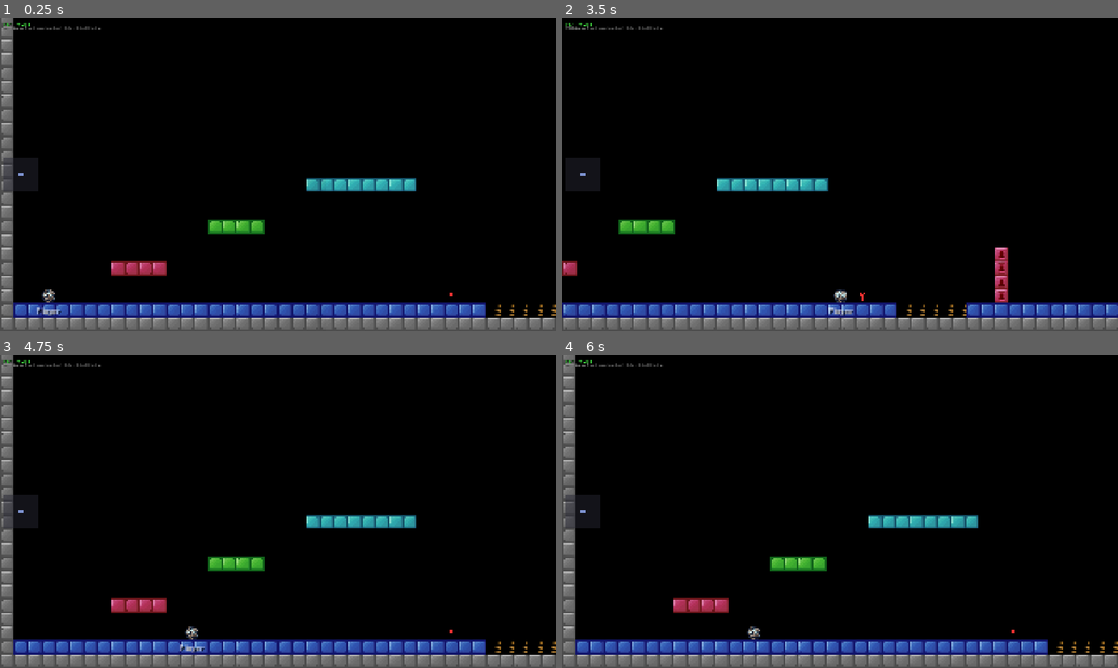
Above: before the commit, frames 1-4 (two rows, left to right).
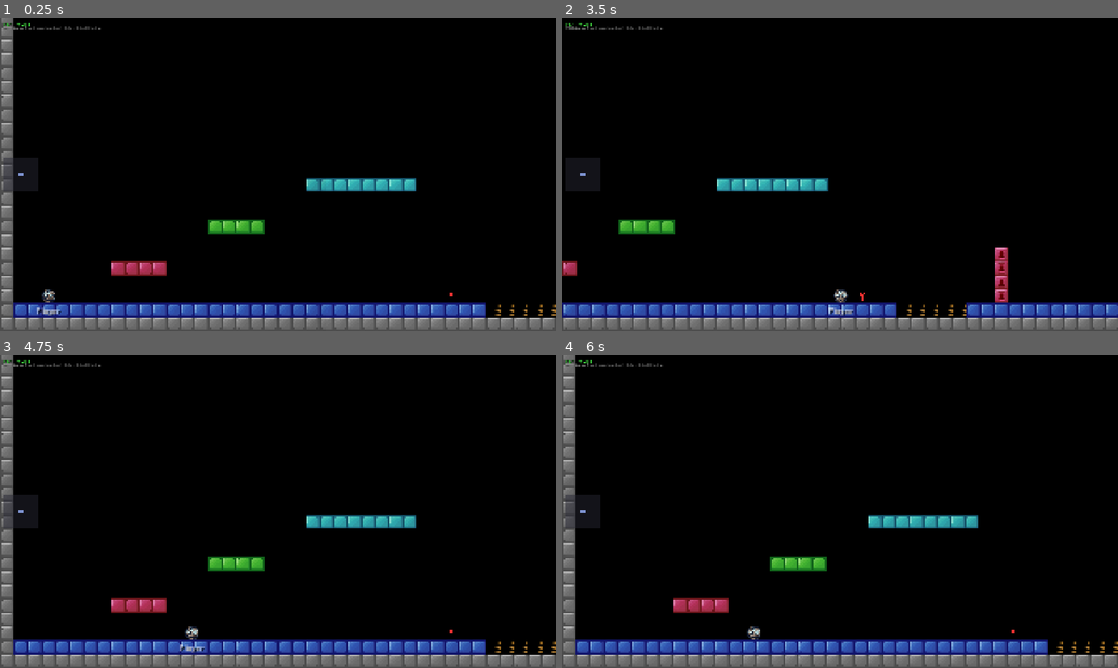
Above: after the commit, the same moments.

Repository: Wmoook/ee2
Game: Godot game, scene res://scenes/world/game.tscn
The game is run twice, just before and just after one commit, with the same random seed, the same clock (stepped at 60 frames per second) and the same inputs.
Inputs (mouse positions are in pixels of both pictures, inside the frame that each line leads up to):
- Up to frame 1 (0.25 s): no input
- Up to frame 2 (3.5 s): tap Enter at 0.5 s; move the mouse to (962, 158) at 0.52 s; hold D (move_right) 0.53-1.25 s; hold Mouse wheel up (block_next) 0.53-1.25 s; click (962, 158) at 0.67 s; tap Space (jump) at 0.77, 2 s; drag from (728, 190) to (812, 237) at 1.27 s; move the mouse to (895, 105) at 2.02 s; press the mouse at (895, 105) at 2.03 s; hold D (move_right) 2.03-2.75 s; release the mouse at (895, 105) at 2.75 s; drag from (812, 237) to (673, 127) at 2.77 s
- Up to frame 3 (4.75 s): move the mouse to (444, 558) at 3.52 s; hold A (move_left) 3.53-4.25 s; hold Ctrl 3.53-4.25 s; tap Space (jump) at 3.77 s; drag from (111, 464) to (194, 433) at 4.27 s
- Up to frame 4 (6 s): move the mouse to (867, 511) at 5.02 s; hold S 5.03-5.75 s; tap N at 5.1 s; click (867, 511) at 5.17 s; tap Enter at 5.75 s; drag from (756, 433) to (728, 527) at 5.77 s

The runs differ from the first frame. In frame 1, less than 0.1% of the frame differs, in the area x 7-10%, y 86-91%; in frame 2, less than 0.1%, in the area x 49-52%, y 86-91%; in frame 3, less than 0.1%; in frame 4, less than 0.1%.

Commit message:
Add X warp to ball sprite (matches Y warp, ball only)
Co-Authored-By: Claude Opus 4.6 (1M context) <noreply@anthropic.com>

Diff:
--- a/scripts/player/player_controller.gd
+++ b/scripts/player/player_controller.gd
@@ -75,7 +75,8 @@
 	if _use_anim_sprite:
 		_smiley_sprite.texture = _anim_textures[0]
 		# Scale 40x40 full-res down to 26x26 display (GPU nearest-neighbor = sharp)
-		_smiley_sprite.scale = Vector2(ANIM_SCALE, ANIM_SCALE + 0.35 * 2.0 / 40.0)  # Y warp +0.35px to match blocks
+		var _warp_px: float = 0.35 * 2.0 / 40.0
+		_smiley_sprite.scale = Vector2(ANIM_SCALE + _warp_px, ANIM_SCALE + _warp_px)  # X+Y warp +0.35px for ball
 	add_child(_smiley_sprite)
 	if not _use_anim_sprite:
 		_set_smiley(smiley_id)
